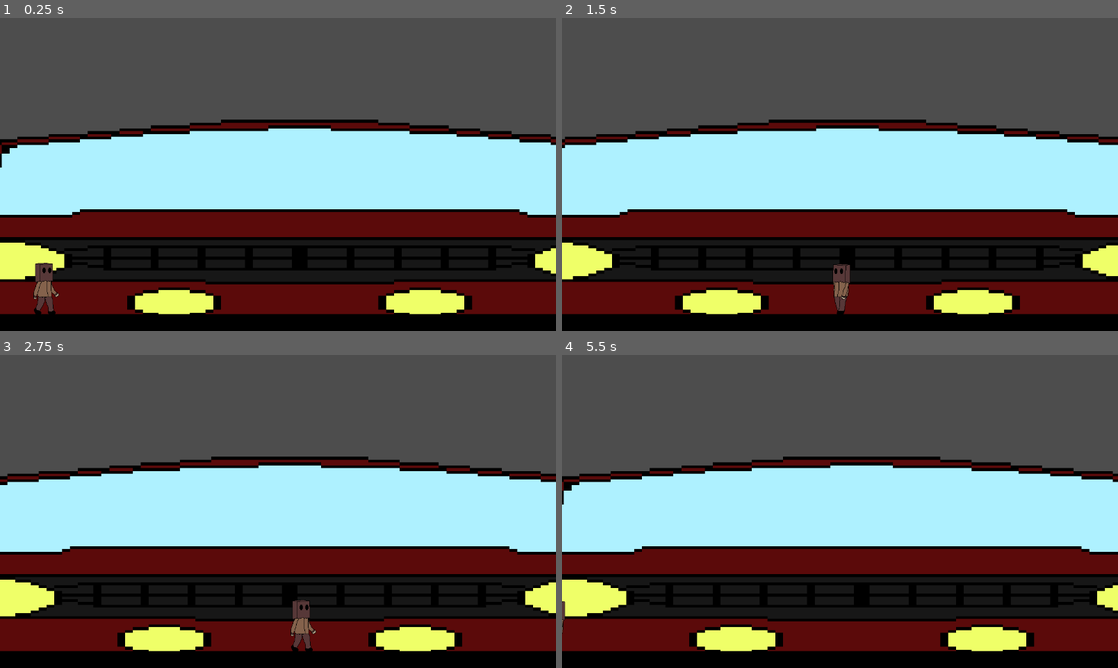
Above: before the commit, frames 1-4 (two rows, left to right).
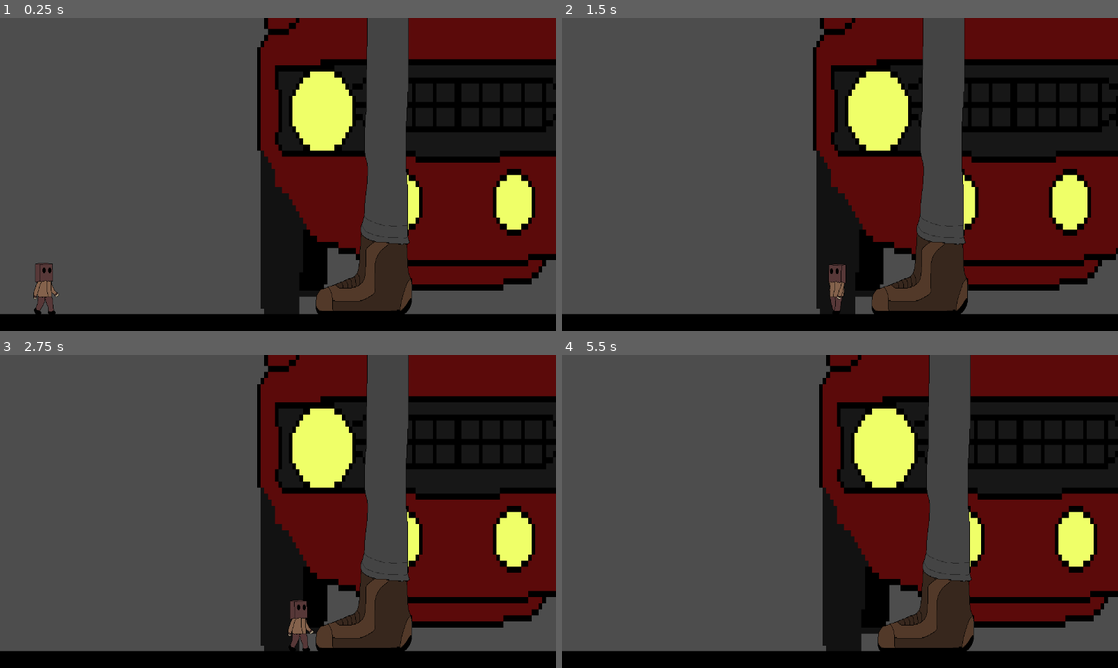
Above: after the commit, the same moments.

Repository: Person-0/littleCrossing
Game: Godot game, scene res://scenes/game.tscn
Two runs of this game, one before a commit and one after it. Both use one fixed random seed, a clock stepped at 60 frames per second and the inputs below.
Inputs:
- Up to frame 1 (0.25 s): no input
- Up to frame 2 (1.5 s): tap Enter at 0.5 s; hold D (forward) 0.53-1.28 s; hold Space (dash) 0.53-1.28 s; hold A (backward) from 1.28 s (still down); tap Space (dash) at 1.35 s
- Up to frame 3 (2.75 s): release A (backward) at 2.03 s; hold D (forward) from 2.03 s (still down); hold Space (dash) from 2.03 s (still down)
- Up to frame 4 (5.5 s): release Space (dash) at 2.78 s; tap Space (dash) at 2.85, 4.35 s; release D (forward) at 3.53 s; hold Space (dash) 3.53-4.28 s; hold A (backward) from 3.53 s (still down); hold Space (dash) from 5.03 s (still down)

The runs differ from the first frame. In frame 1, 70% of the frame differs, in the area x 0-100%, y 0-95%; in frame 2, 70%; in frame 3, 70%; in frame 4, 70%.

Commit message:
added basic feet with collision test

Diff:
--- a/scenes/game.tscn
+++ b/scenes/game.tscn
@@ -3,6 +3,10 @@
 [ext_resource type="Texture2D" uid="uid://if8x3lq83b8v" path="res://assets/car.png" id="1_lnu2h"]
 [ext_resource type="Texture2D" uid="uid://cypcn5havmnmv" path="res://assets/LilManWalk.png" id="1_uwrxv"]
 [ext_resource type="Script" uid="uid://iu3oaug1nm3s" path="res://scripts/playerMovement.gd" id="1_yqjtg"]
+[ext_resource type="Texture2D" uid="uid://dycehh132xmyw" path="res://assets/feeet.png" id="2_lbhrr"]
+
+[sub_resource type="RectangleShape2D" id="RectangleShape2D_lbhrr"]
+size = Vector2(235.5, 681.25)
 
 [sub_resource type="AtlasTexture" id="AtlasTexture_gee14"]
 atlas = ExtResource("1_uwrxv")
@@ -72,13 +76,13 @@
 }]
 
 [sub_resource type="RectangleShape2D" id="RectangleShape2D_0tnpc"]
-size = Vector2(62, 120)
+size = Vector2(49, 120)
 
 [node name="gameNode2d" type="Node2D" unique_id=628901147]
 
 [node name="bg" type="Sprite2D" parent="." unique_id=990508159]
-position = Vector2(590.0001, -180)
-scale = Vector2(18.062502, 6.421875)
+position = Vector2(953.5, -665.5)
+scale = Vector2(8.101562, 14.0078125)
 texture = ExtResource("1_lnu2h")
 
 [node name="floor" type="ColorRect" parent="." unique_id=1788643492]
@@ -87,6 +91,32 @@
 offset_right = 3036.0
 offset_bottom = 144.0
 color = Color(0, 0, 0, 1)
+
+[node name="legsContainer" type="Node2D" parent="." unique_id=584485761]
+
+[node name="legpair1" type="Node2D" parent="legsContainer" unique_id=585271293]
+
+[node name="leg" type="StaticBody2D" parent="legsContainer/legpair1" unique_id=734270246]
+position = Vector2(750, -280)
+
+[node name="Sprite2D" type="Sprite2D" parent="legsContainer/legpair1/leg" unique_id=65057702]
+scale = Vector2(1, 1.3574219)
+texture = ExtResource("2_lbhrr")
+
+[node name="CollisionShape2D" type="CollisionShape2D" parent="legsContainer/legpair1/leg" unique_id=743366914]
+position = Vector2(-6.25, 4.375)
+shape = SubResource("RectangleShape2D_lbhrr")
+
+[node name="leg2" type="StaticBody2D" parent="legsContainer/legpair1" unique_id=18705362]
+position = Vector2(750, -280)
+
+[node name="Sprite2D" type="Sprite2D" parent="legsContainer/legpair1/leg2" unique_id=1483842080]
+scale = Vector2(1, 1.3574219)
+texture = ExtResource("2_lbhrr")
+
+[node name="CollisionShape2D" type="CollisionShape2D" parent="legsContainer/legpair1/leg2" unique_id=1704890929]
+position = Vector2(-6.25, 4.375)
+shape = SubResource("RectangleShape2D_lbhrr")
 
 [node name="tinyguy" type="CharacterBody2D" parent="." unique_id=448887954]
 script = ExtResource("1_yqjtg")
@@ -97,7 +127,7 @@
 animation = &"dashframe"
 
 [node name="CollisionShape2D" type="CollisionShape2D" parent="tinyguy" unique_id=830752869]
-position = Vector2(6, 2)
+position = Vector2(2.5, 2)
 shape = SubResource("RectangleShape2D_0tnpc")
 
 [node name="Camera2D" type="Camera2D" parent="tinyguy" unique_id=1378136634]
--- a/scripts/playerMovement.gd
+++ b/scripts/playerMovement.gd
@@ -61,4 +61,10 @@
 			dashCooldownTimer = 0
 			canDash = true
 
+	for i in get_slide_collision_count():
+		var body = get_slide_collision(i).get_collider()
+		var bodyName = body.name
+		if bodyName.substr(0, 3) == "leg":
+			print("GAMEOVER!!")
+
 	move_and_slide()
Binary file added: assets/feeet.png
Not shown, added: assets/feeet.png.import
